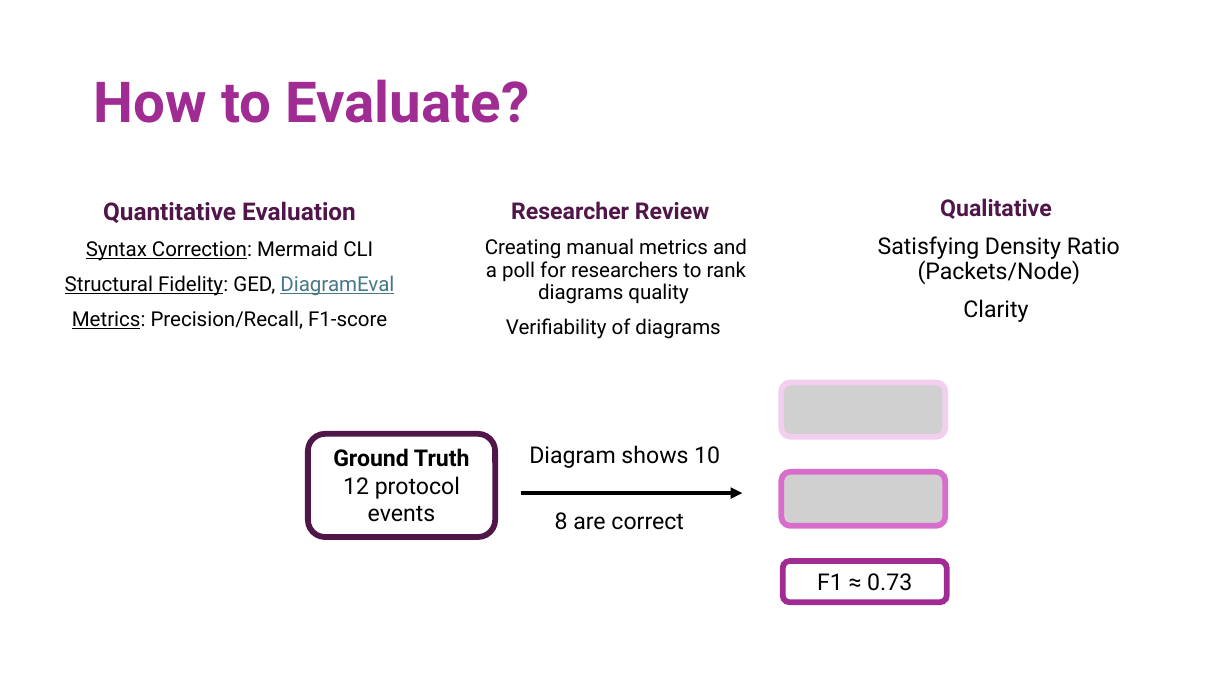
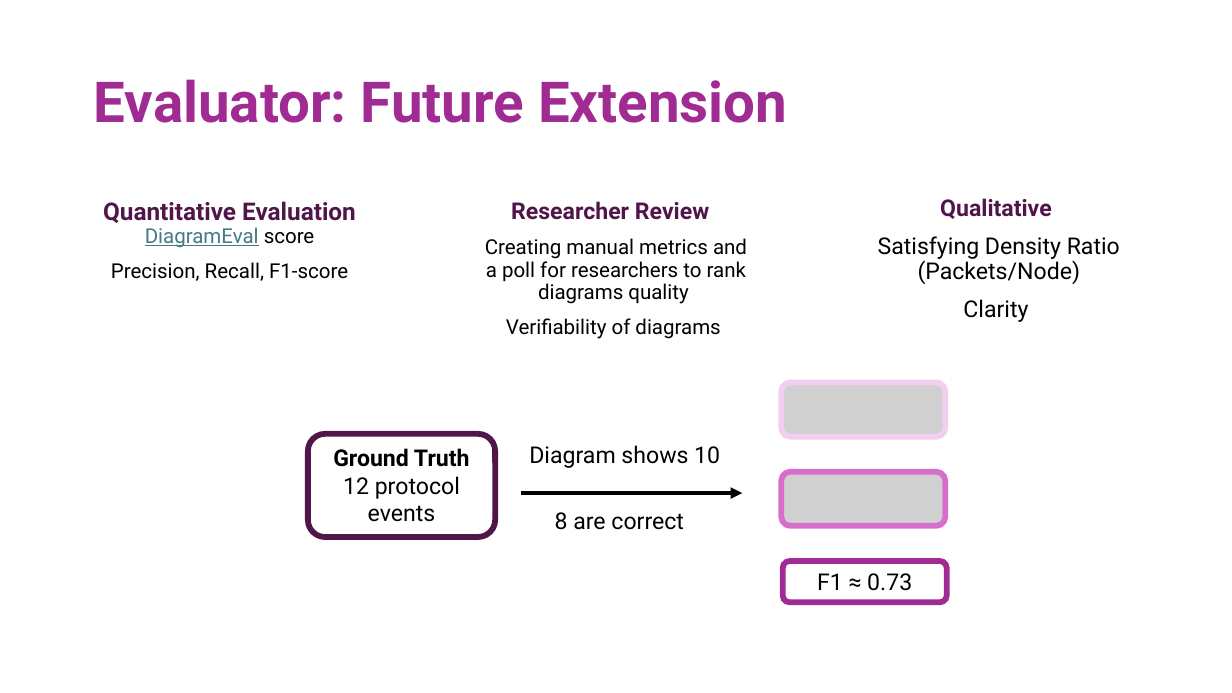
Before and after one commit to gshachar12/auto-diagram, a slide deck: slide 19 of Pcaplot_presentation.pptx (slide 10 before the commit). Drawn at 1232x693 pixels with LibreOffice and Linux fonts; fonts in the diff are those of the drawing; grey boxes stand for pictures. Boxes give left, top, right and bottom in pixels: in the first picture for what was removed or moved away, otherwise in the second. Text is boxed around its words. In the diff, an @@ line names an element or a change of style, - is before the commit and + after.

```diff
--- a/Pcaplot_presentation.pptx
+++ b/Pcaplot_presentation.pptx
@@ title at bbox=[94, 79, 787, 123]: text changed @@
-How to Evaluate?
+Evaluator: Future Extension
@@ text at bbox=[103, 201, 356, 281]: text changed @@
-Quantitative Evaluation
-Syntax Correction: Mermaid CLI
-Structural Fidelity: GED, DiagramEval
-Metrics: Precision/Recall, F1-score
+Quantitative Evaluation DiagramEval score
+Precision, Recall, F1-score
```
Also in this commit, not shown: 12 other slides changed, 12 slides added, 16 slides removed, 30 other files.
